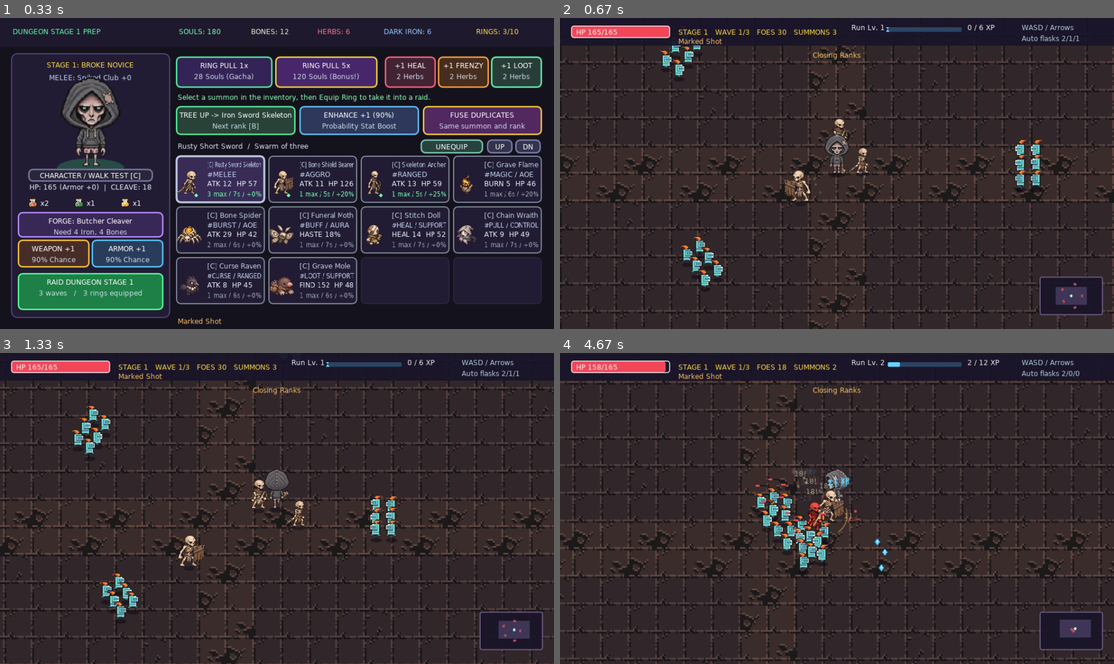
Above: before the commit, frames 1-4 (two rows, left to right).
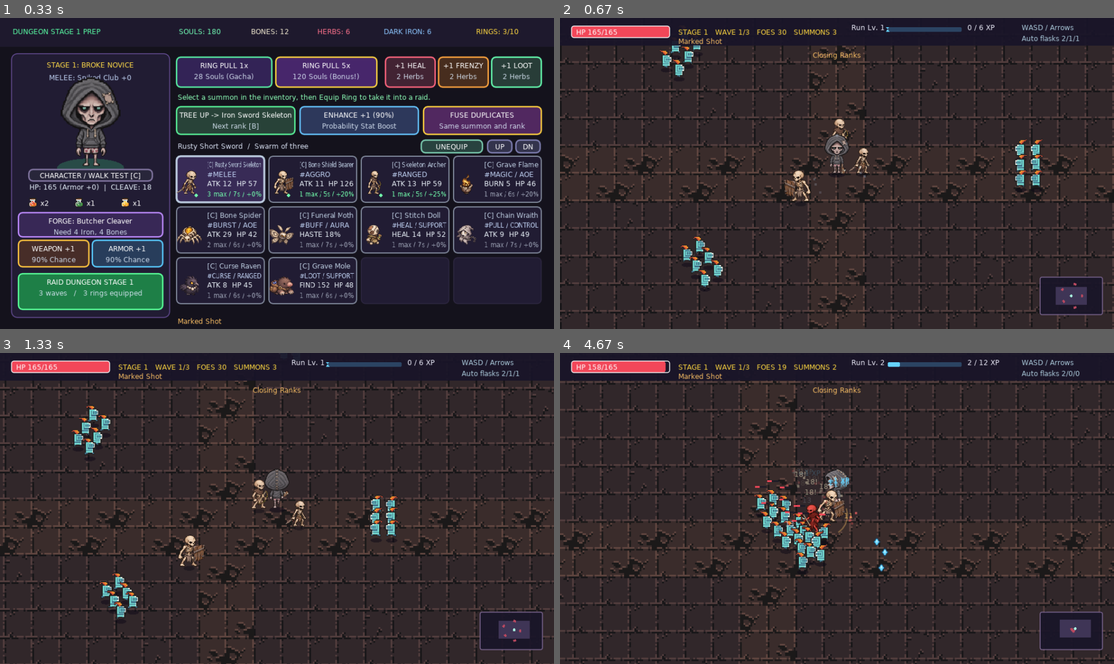
Above: after the commit, the same moments.

Repository: ohbahn85-cyber/pixel-dungeon-inn
Game: LÖVE game, started from game/main.lua
Same seed, same stepped clock (60 frames per second), same inputs: the game is played once before the commit and once after it.
Inputs:
- Up to frame 1 (0.33 s): no input
- Up to frame 2 (0.67 s): click "RAID DUNGEON STAGE 1" at 0.38 s
- Up to frame 3 (1.33 s): hold Right 0.67-1.13 s; hold Up from 1.17 s (still down)
- Up to frame 4 (4.67 s): release Up at 1.47 s; hold Right 1.5-1.97 s; hold Left 2-2.53 s; hold Down 2.57-2.87 s; hold Left 2.9-3.3 s; hold Up 3.33-3.7 s; hold Right 3.73-4.37 s; click "Fleet Bones" at 4.45 s

Frame 1 is identical in both runs. In frame 2, 0.1% of the frame differs, in the area x 49-56%, y 32-50%; in frame 3, 0.2%; in frame 4, 1.5%, in the area x 35-58%, y 4-70%.

Commit message:
Use full-body frames for skeleton sword and bow attacks

Diff:
--- /dev/null
+++ b/game/assets/summon_attack_anchors.lua
@@ -0,0 +1,11 @@
+-- Generated by scripts/import_summon_attacks.py
+return {
+    {{43, 74}, {38, 26}, {112, 50}, {92, 80}, {44, 67}},
+    {{43, 74}, {38, 26}, {112, 50}, {92, 80}, {43, 68}},
+    {{42, 74}, {38, 25}, {112, 50}, {92, 80}, {47, 67}},
+    {{42, 74}, {38, 26}, {112, 51}, {92, 80}, {46, 69}},
+    {{86, 71, 53, 76}, {95, 45, 61, 49}, {95, 46, 41, 41}, {95, 45, 19, 43}, {92, 66, 49, 64}},
+    {{86, 71, 53, 76}, {95, 45, 61, 49}, {95, 45, 40, 40}, {95, 44, 19, 42}, {91, 66, 50, 63}},
+    {{87, 71, 54, 76}, {95, 45, 61, 49}, {95, 45, 40, 40}, {95, 45, 19, 43}, {92, 65, 51, 64}},
+    {{86, 71, 53, 76}, {95, 45, 62, 49}, {95, 45, 40, 40}, {95, 44, 19, 42}, {92, 66, 51, 64}},
+}
--- a/game/main.lua
+++ b/game/main.lua
@@ -716,19 +716,25 @@
     return target.hp > 0 and (summon.x - target.x)^2 + (summon.y - target.y)^2 <= (reach + target.radius)^2
 end
 
+local function canAimAt(summon, target, canTurn)
+    return target and inAttackRange(summon, target)
+        and (canTurn or (target.x - summon.x) * summon.facing >= -6)
+end
+
 local function advanceSummonAttack(summon, fallback, dt)
     local attack = summon.weaponAttack
     local timing = SummonPose[summon.meta.family]
     local elapsed = attack.elapsed + dt
     if attack.elapsed < timing.impact then
+        local canTurn = attack.elapsed < timing.turn
         local target = attack.target
-        if not inAttackRange(summon, target) then target = fallback end
-        local inRange = target and inAttackRange(summon, target)
-        if inRange then
+        if not canAimAt(summon, target, canTurn) then target = fallback end
+        local canAim = canAimAt(summon, target, canTurn)
+        if canAim then
             attack.target, attack.angle = target, directionTo(summon, target)
-            if math.abs(target.x - summon.x) > 3 then summon.facing = target.x > summon.x and 1 or -1 end
-        end
-        if elapsed >= timing.impact and inRange then
+            if canTurn and math.abs(target.x - summon.x) > 3 then summon.facing = target.x > summon.x and 1 or -1 end
+        end
+        if elapsed >= timing.impact and canAim then
             attack.elapsed = timing.impact
             if attack.followup then
                 shootArrow(summon, target, attack.damage, false)
@@ -869,6 +875,11 @@
         local speed = math.max(meta.spd, math.min(220, math.sqrt(leash) * 1.8))
         mx, my = math.cos(angle) * speed, math.sin(angle) * speed
         if not summon.weaponAttack then summon.facing = dx >= 0 and 1 or -1 end
+    end
+
+    if summon.weaponAttack and summon.weaponAttack.elapsed < SummonPose[meta.family].recover then
+        summon.moving = false
+        return
     end
 
     for _, other in ipairs(activeSummons) do
--- a/game/summon_combat_pose.lua
+++ b/game/summon_combat_pose.lua
@@ -1,56 +1,37 @@
 local Catalog = require("summon_catalog")
 local pivots = require("assets.summon_pivots")
+local anchors = require("assets.summon_attack_anchors")
 local g = love.graphics
 
 local Pose = {
-    sword = {impact = 0.115, duration = 0.285},
-    archer = {impact = 0.185, duration = 0.335},
+    sword = {impact = 0.145, follow = 0.205, recover = 0.284, duration = 0.382, turn = 0.054},
+    archer = {impact = 0.232, recover = 0.321, duration = 0.423, turn = 0.080},
 }
 
--- Coordinates on the 128 × 112 torso cell, facing screen right.
-local shoulders = {
-    {52, 45, 73, 45}, {51, 46, 74, 45}, {52, 48, 78, 47}, {62, 51, 86, 49},
-    {50, 48, 75, 47}, {51, 48, 76, 47}, {55, 49, 83, 49}, {62, 51, 89, 49},
-}
--- Top and bottom nock positions on the eight 96 × 96 bow cells.
+local cellWidth, cellHeight, rootX, feetY, artHeight = 128, 112, 64, 104, 96
 local nocks = {
     {45, 13, 35, 81}, {43, 13, 31, 80}, {42, 20, 32, 73}, {43, 17, 32, 82},
     {45, 17, 36, 77}, {42, 18, 31, 81}, {43, 17, 32, 77}, {43, 20, 34, 76},
 }
-
--- Time, near hand offset, far hand offset, blade angle or bow cant.
-local swordKeys = {
-    {0, -9, 29, 7, 26, 2.53},
-    {0.064, -22, -15, 11, 16, 3.94},
-    {Pose.sword.impact, 29, 8, 9, 24, 6.00},
-    {0.168, 23, 21, 4, 27, 7.18},
-    {Pose.sword.duration, -9, 29, 7, 26, 8.81},
-}
-local bowKeys = {
-    {0, -5, 28, 9, 24, 0.34},
-    {0.068, 24, 12, 14, 10, 0.02},
-    {0.151, 11, 4, 28, 7, 0},
-    {Pose.archer.impact, 11, 4, 28, 7, 0},
-    {0.225, -2, 5, 29, 8, 0.09},
-    {Pose.archer.duration, -5, 28, 9, 24, 0.34},
-}
-
-local gear, torsos, limbs, unstrung
-local torsoQuads, limbQuads = {}, {}
+local gear, bodies, unstrung
+local bodyQuads, handQuads = {}, {}
 
 function Pose.load(equipment)
     gear = equipment
-    torsos = g.newImage("assets/summon_torsos.png")
-    limbs = g.newImage("assets/summon_limbs.png")
-    for i = 1, 8 do
-        torsoQuads[i] = g.newQuad((i - 1) % 4 * 128, math.floor((i - 1) / 4) * 112, 128, 112, torsos:getDimensions())
-        limbQuads[i] = {}
-        for segment = 1, 3 do
-            limbQuads[i][segment] = g.newQuad((segment - 1) * 16, (i - 1) * 24, 16, 24, limbs:getDimensions())
+    bodies = g.newImage("assets/summon_attack_poses.png")
+    local width, height = bodies:getDimensions()
+    for row, points in ipairs(anchors) do
+        bodyQuads[row], handQuads[row] = {}, {}
+        for frame, hand in ipairs(points) do
+            local x, y = (frame - 1) * cellWidth, (row - 1) * cellHeight
+            bodyQuads[row][frame] = g.newQuad(x, y, cellWidth, cellHeight, width, height)
+            if row > 4 then
+                handQuads[row][frame] = g.newQuad(x + hand[1] - 4, y + hand[2] - 4, 9, 9, width, height)
+            end
         end
     end
 
-    -- The stock bow art includes a static string. Clear just that stroke on the combat texture.
+    -- Remove the idle texture's string so the draw hand can shape the combat string.
     local data = love.image.newImageData("assets/summon_gear.png")
     for index, nock in ipairs(nocks) do
         local left = (index - 1) % 4 * 96
@@ -58,151 +39,132 @@
         for y = nock[2] + 3, nock[4] - 3 do
             local progress = (y - nock[2]) / (nock[4] - nock[2])
             local x = math.floor(nock[1] + (nock[3] - nock[1]) * progress + 0.5)
-            for column = x - 2, x + 2 do
-                data:setPixel(left + column, top + y, 0, 0, 0, 0)
-            end
+            for column = x - 2, x + 2 do data:setPixel(left + column, top + y, 0, 0, 0, 0) end
         end
     end
     unstrung = g.newImage(data)
 end
 
-local function sample(keys, elapsed)
-    for i = 2, #keys do
-        local b = keys[i]
-        if elapsed <= b[1] then
-            local a = keys[i - 1]
-            local t = (elapsed - a[1]) / (b[1] - a[1])
-            t = t * t * (3 - 2 * t)
-            return a[2] + (b[2] - a[2]) * t, a[3] + (b[3] - a[3]) * t,
-                a[4] + (b[4] - a[4]) * t, a[5] + (b[5] - a[5]) * t, a[6] + (b[6] - a[6]) * t
-        end
+local function attackFrame(family, elapsed)
+    if elapsed < 0.031 then return 1 end
+    local timing = Pose[family]
+    if family == "sword" then
+        if elapsed < timing.impact then return 2 end
+        if elapsed < timing.follow then return 3 end
+    else
+        if elapsed < 0.103 then return 2 end
+        if elapsed < timing.impact then return 3 end
     end
-    local frame = keys[1]
-    return frame[2], frame[3], frame[4], frame[5], frame[6]
+    if elapsed < timing.recover then return 4 end
+    return 5
 end
 
-local function arm(x, y, dx, dy, bend)
-    local upper, lower = 16, 16
-    local distance = math.max(0.01, math.sqrt(dx * dx + dy * dy))
-    local reach = math.min(upper + lower - 0.25, distance)
-    local vx, vy = dx / distance, dy / distance
-    local midpoint = reach / 2
-    local turn = bend * math.sqrt(upper * upper - midpoint * midpoint)
-    return x + vx * midpoint - vy * turn, y + vy * midpoint + vx * turn,
-        x + vx * reach, y + vy * reach
+local function interpolate(elapsed, start, finish, a, b)
+    local progress = math.max(0, math.min(1, (elapsed - start) / (finish - start)))
+    return a + (b - a) * progress
 end
 
-local function animatedArms(meta, attack)
+local function weaponAngle(family, frame, elapsed, aim)
+    if family == "archer" then
+        if frame == 1 then return 0.40 end
+        if frame == 5 then return interpolate(elapsed, Pose.archer.recover, Pose.archer.duration, aim, 0.40) end
+        return aim
+    end
+    local timing = Pose.sword
+    if frame == 2 then return interpolate(elapsed, 0.031, timing.impact, 3.66, 4.71) + aim * 0.50 end
+    if frame == 3 then return interpolate(elapsed, timing.impact, timing.follow, -0.12, 0.48) + aim end
+    if frame == 4 then return interpolate(elapsed, timing.follow, timing.recover, 1.01, 1.37) + aim * 0.45 end
+    return 2.56
+end
+
+local function poseAt(meta, attack)
+    local elapsed = attack and attack.elapsed or 0
     local archery = meta.family == "archer"
-    local index = meta.rank + (archery and 4 or 0)
-    local elapsed = attack and attack.elapsed or 0
-    local nx, ny, fx, fy, angle = sample(archery and bowKeys or swordKeys, elapsed)
+    local row = meta.rank + (archery and 4 or 0)
+    local frame = attackFrame(meta.family, elapsed)
+    local aim = 0
     if attack then
         local pitch = math.atan2(math.sin(attack.angle), math.abs(math.cos(attack.angle)))
-        pitch = math.max(-0.49, math.min(0.49, pitch))
-        local wind = math.min(1, elapsed / 0.06, ((archery and Pose.archer.duration or Pose.sword.duration) - elapsed) / 0.08)
-        ny, fy, angle = ny + pitch * 17 * wind, fy + pitch * 22 * wind, angle + pitch * wind
+        aim = math.max(-0.37, math.min(0.37, pitch))
     end
-
-    local shoulder = shoulders[index]
-    local elbowX, elbowY, handX, handY = arm(shoulder[1], shoulder[2], nx, ny, -1)
-    local farElbowX, farElbowY, farHandX, farHandY = arm(shoulder[3], shoulder[4], fx, fy, 1)
-    return index, shoulder, elbowX, elbowY, handX, handY, farElbowX, farElbowY, farHandX, farHandY, angle
-end
-
-local function segment(index, part, x, y, endX, endY)
-    local dx, dy = endX - x, endY - y
-    g.draw(limbs, limbQuads[index][part], x, y, math.atan2(dy, dx) - math.pi / 2,
-        1, math.sqrt(dx * dx + dy * dy) / 19, 8, 2)
-end
-
-local function limb(index, x, y, elbowX, elbowY, handX, handY)
-    segment(index, 1, x, y, elbowX, elbowY)
-    segment(index, 2, elbowX, elbowY, handX, handY)
-end
-
-local function fist(index, x, y, angle)
-    g.draw(limbs, limbQuads[index][3], x, y, angle, 1, 1, 8, 12)
+    return row, frame, anchors[row][frame], weaponAngle(meta.family, frame, elapsed, aim)
 end
 
 local function bowPoint(x, y, angle, dx, dy)
-    return x + math.cos(angle) * dx - math.sin(angle) * dy, y + math.sin(angle) * dx + math.cos(angle) * dy
+    return x + math.cos(angle) * dx - math.sin(angle) * dy,
+        y + math.sin(angle) * dx + math.cos(angle) * dy
+end
+
+local function arrowPoint(hand, angle)
+    return bowPoint(hand[1], hand[2], angle, 8, 0)
 end
 
 function Pose.arrowOrigin(ring, x, y, height, facing, attack)
-    local _, _, _, _, _, _, _, _, bowX, bowY, angle = animatedArms(Catalog[ring.id], attack)
-    local tipX, tipY = bowPoint(bowX, bowY, angle, 8, 0)
-    local scale = height / 96
-    return x + (tipX - 64) * scale * facing, y + (tipY - 104) * scale
+    local _, _, hand, angle = poseAt(Catalog[ring.id], attack)
+    local tipX, tipY = arrowPoint(hand, angle)
+    local scale = height / artHeight
+    return x + (tipX - rootX) * scale * facing, y + (tipY - feetY) * scale
 end
 
-local function drawBow(item, index, x, y, angle, drawX, drawY, attack, tint)
-    local nock = nocks[item.id - 16]
-    local grip = pivots.gear[item.id]
+local function drawBow(item, hand, angle, elapsed, tint)
+    local x, y = hand[1], hand[2]
+    local nock, grip = nocks[item.id - 16], pivots.gear[item.id]
     local scale = item.height / 80
     local topX, topY = bowPoint(x, y, angle, (nock[1] - grip[1]) * scale, (nock[2] - grip[2]) * scale)
     local bottomX, bottomY = bowPoint(x, y, angle, (nock[3] - grip[1]) * scale, (nock[4] - grip[2]) * scale)
-    local tautX, tautY = (topX + bottomX) / 2, (topY + bottomY) / 2
-    local elapsed = attack and attack.elapsed or 0
-    local drawn = elapsed >= 0.068 and elapsed < Pose.archer.impact
-    local snap = elapsed >= Pose.archer.impact and elapsed < Pose.archer.impact + 0.042
+    local stringX, stringY = (topX + bottomX) / 2, (topY + bottomY) / 2
+    local drawn = elapsed >= 0.057 and elapsed < Pose.archer.impact
+    if drawn then
+        stringX = interpolate(elapsed, 0.057, 0.094, stringX, hand[3])
+        stringY = interpolate(elapsed, 0.057, 0.094, stringY, hand[4])
+    elseif elapsed >= Pose.archer.impact and elapsed < Pose.archer.impact + 0.045 then
+        stringX = stringX + interpolate(elapsed, Pose.archer.impact, Pose.archer.impact + 0.045, 3, 0)
+    end
 
-    if drawn then
-        local t = math.min(1, (elapsed - 0.068) / 0.031)
-        tautX, tautY = tautX + (drawX - tautX) * t, tautY + (drawY - tautY) * t
-    elseif snap then
-        tautX = tautX + 3 * (1 - (elapsed - Pose.archer.impact) / 0.042)
-    end
-    g.setColor(0.91, 0.82, 0.64, 0.9)
-    g.setLineWidth(2.15)
-    g.line(topX, topY, tautX, tautY, bottomX, bottomY)
+    g.setColor(0.84, 0.73, 0.56, 0.9)
+    g.setLineWidth(1.8)
+    g.line(topX, topY, stringX, stringY, bottomX, bottomY)
     g.setColor(tint)
     g.draw(unstrung, gear.quads[item.id], x, y, angle, scale, scale, grip[1], grip[2])
     if drawn then
-        local tipX, tipY = bowPoint(x, y, angle, 8, 0)
-        g.setColor(1, 0.93, 0.72)
-        g.setLineWidth(2.5)
-        g.line(tautX, tautY, tipX, tipY)
+        local tipX, tipY = arrowPoint(hand, angle)
+        g.setColor(1, 0.91, 0.68)
+        g.setLineWidth(1.9)
+        g.line(stringX, stringY, tipX, tipY)
     end
     g.setColor(tint)
-    fist(index, x, y, angle)
 end
 
 local function trail(x, y, edgeAngle, length, elapsed, tint)
-    local remaining = 1 - (elapsed - Pose.sword.impact) / 0.09
-    if remaining <= 0 or remaining > 1 then return end
-    g.setColor(1, 0.90, 0.72, 0.66 * remaining)
-    g.setLineWidth(3.7)
-    g.arc("line", "open", x, y, length, edgeAngle - 0.78, edgeAngle, 8)
+    local alpha = 1 - (elapsed - Pose.sword.impact) / 0.089
+    if alpha <= 0 or alpha > 1 then return end
+    g.setColor(1, 0.90, 0.72, 0.54 * alpha)
+    g.setLineWidth(2.8)
+    g.arc("line", "open", x, y, length, edgeAngle - 0.76, edgeAngle, 8)
     g.setColor(tint)
 end
 
 function Pose.draw(ring, x, y, height, facing, attack)
-    local meta = Catalog[ring.id]
-    local item = Catalog.equipment(ring)
-    local index, shoulder, ex, ey, hx, hy, fx, fy, bx, by, angle = animatedArms(meta, attack)
-    local red, green, blue, alpha = g.getColor()
-    local tint = {red, green, blue, alpha}
-    local scale = height / 96
+    local meta, item = Catalog[ring.id], Catalog.equipment(ring)
+    local row, frame, hand, angle = poseAt(meta, attack)
+    local tint = {g.getColor()}
+    local elapsed = attack and attack.elapsed or 0
+    local scale = height / artHeight
 
     g.push("all")
     g.translate(x, y)
     g.scale(scale * facing, scale)
-    g.translate(-64, -104)
-    limb(index, shoulder[3], shoulder[4], fx, fy, bx, by)
-    g.draw(torsos, torsoQuads[index], 0, 0)
+    g.translate(-rootX, -feetY)
     if meta.family == "archer" then
-        drawBow(item, index, bx, by, angle, hx, hy, attack, tint)
-        limb(index, shoulder[1], shoulder[2], ex, ey, hx, hy)
-        fist(index, hx, hy, angle)
+        g.draw(bodies, bodyQuads[row][frame], 0, 0)
+        drawBow(item, hand, angle, elapsed, tint)
+        g.draw(bodies, handQuads[row][frame], hand[1] - 4, hand[2] - 4)
     else
-        fist(index, bx, by, 0)
-        limb(index, shoulder[1], shoulder[2], ex, ey, hx, hy)
         local grip = pivots.gear[item.id]
         local itemScale = item.height / 80
-        if attack then trail(hx, hy, angle, item.height * 0.74, attack.elapsed, tint) end
-        g.draw(gear.image, gear.quads[item.id], hx, hy, angle - 2.35, itemScale, itemScale, grip[1], grip[2])
-        fist(index, hx, hy, angle)
+        trail(hand[1], hand[2], angle, item.height * 0.74, elapsed, tint)
+        g.draw(gear.image, gear.quads[item.id], hand[1], hand[2], angle - 2.35, itemScale, itemScale, grip[1], grip[2])
+        g.draw(bodies, bodyQuads[row][frame], 0, 0)
     end
     g.pop()
 end
Binary file added: game/assets/summon_attack_poses.png
Binary file removed: game/assets/summon_limbs.png
Binary file removed: game/assets/summon_torsos.png
